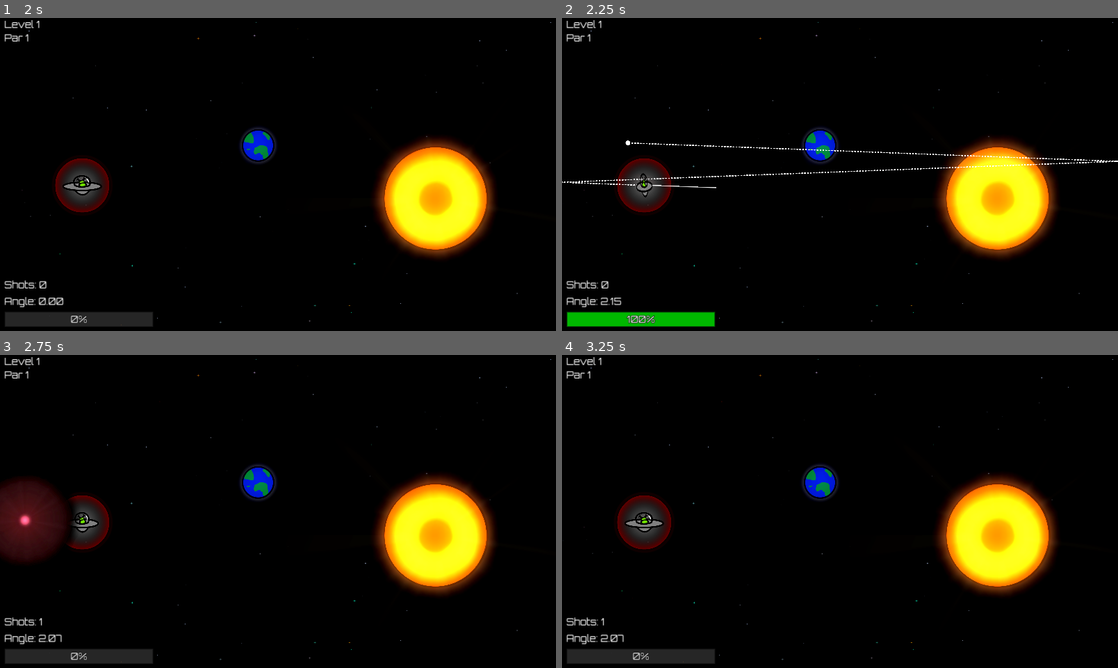
Above: before the commit, frames 1-4 (two rows, left to right).
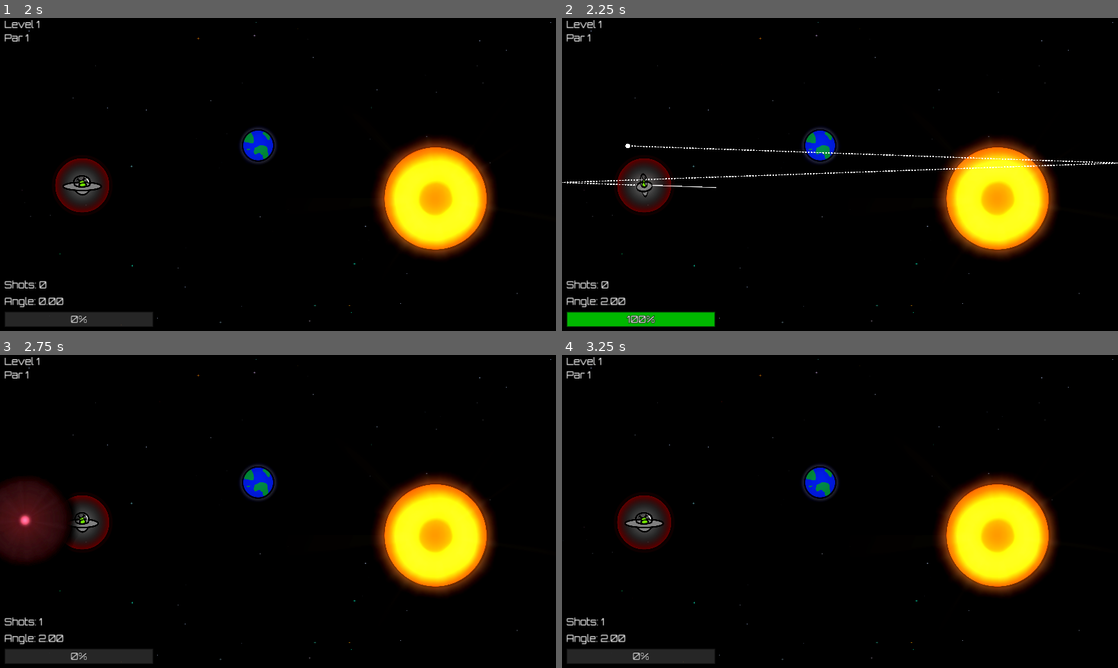
Above: after the commit, the same moments.

Repository: Afterglow375/godot_jam_03
Game: Godot game, scene res://scenes/ui/main_menu.tscn
Two runs of this game, one before a commit and one after it. Both use one fixed random seed, a clock stepped at 60 frames per second and the inputs below.
Inputs (mouse positions are in pixels of both pictures, inside the frame that each line leads up to):
- Up to frame 1 (2 s): click "Start" at 0.5 s; click "Got it!" at 1.25 s
- Up to frame 2 (2.25 s): tap Enter at 2 s; drag from (645, 183) to (995, 199) at 2.02 s
- Up to frame 3 (2.75 s): no input
- Up to frame 4 (3.25 s): drag from (728, 527) to (995, 536) at 2.77 s

Frame 1 is identical in both runs. In frame 2, 0.9% of the frame differs, in the area x 0-100%, y 39-92%; in frame 3, less than 0.1%; in frame 4, less than 0.1%.

Commit message:
Added feature to hold shift to aim more precisely

Diff:
--- a/scripts/entities/spaceship.gd
+++ b/scripts/entities/spaceship.gd
@@ -33,6 +33,13 @@
 var speed_multiplier: float = 0.0  # Speed multiplier based on line length
 var trajectory_points: Array[Vector2] = []  # List to store trajectory points
 var is_calculating_trajectory: bool = false  # Flag to indicate if trajectory needs updating
+var is_precision_aiming: bool = false  # Flag for precision aiming mode
+var precision_factor: float = 0.05  # Reduces mouse sensitivity by 95% when precision aiming
+var processed_mouse_pos: Vector2 = Vector2.ZERO  # Processed mouse position with precision/snapping applied
+var last_mouse_pos: Vector2 = Vector2.ZERO  # Store the last mouse position for delta calculation
+var accumulated_mouse_pos: Vector2 = Vector2.ZERO  # Accumulated mouse position for precision mode
+var raw_mouse_pos: Vector2 = Vector2.ZERO  # Original mouse position without any processing
+var aim_position: Vector2 = Vector2.ZERO  # Position used for aiming that accounts for precision
 
 func _ready():
 	line = $SlingshotLine
@@ -42,6 +49,9 @@
 	sprite = $Sprite2D  # Get reference to the spaceship sprite
 	base_scale = sprite.scale  # Store the original scale
 
+	# Initialize accumulated mouse position
+	accumulated_mouse_pos = Vector2.ZERO
+
 	# Get references to overlay sprites
 	push_overlay = $PushOverlay
 	pull_overlay = $PullOverlay
@@ -80,6 +90,10 @@
 			is_mouse_held = true
 			is_calculating_trajectory = true
 
+			# Reset accumulated mouse position when starting a new drag
+			accumulated_mouse_pos = Vector2.ZERO
+			last_mouse_pos = get_local_mouse_position()
+
 func _input(event):
 	if event is InputEventMouseButton:
 		if event.button_index == MOUSE_BUTTON_LEFT and not event.pressed:
@@ -95,6 +109,8 @@
 					trajectory_end.visible = false
 
 			is_mouse_held = false
+			# Reset accumulated mouse position when releasing
+			accumulated_mouse_pos = Vector2.ZERO
 
 	# Toggle between push and pull projectiles with spacebar
 	if event is InputEventKey and event.pressed and event.keycode == KEY_SPACE and can_shoot:
@@ -102,12 +118,10 @@
 
 func _physics_process(delta):
 	if is_calculating_trajectory and is_mouse_held:
-		var mouse_pos: Vector2 = get_local_mouse_position()
-		var length: float = mouse_pos.length()
-
-		# Only calculate trajectory if the mouse is far enough from the center
-		if length > 5.0:
-			var direction: Vector2 = -mouse_pos.normalized()
+		# Use the processed mouse position that's calculated in _process
+		var direction: Vector2 = -processed_mouse_pos.normalized()
+
+		if processed_mouse_pos.length() > 5.0:
 			calculate_trajectory_points(direction)
 		else:
 			trajectory_points.clear()
@@ -174,16 +188,46 @@
 	if GameManager.is_paused():
 		return
 
+	# Check shift key state every frame
+	is_precision_aiming = Input.is_key_pressed(KEY_SHIFT)
+
 	if is_mouse_held:
-		var mouse_pos: Vector2 = get_local_mouse_position()
-		var length: float = mouse_pos.length()
+		var current_mouse_pos: Vector2 = get_local_mouse_position()
+		var mouse_delta: Vector2 = Vector2.ZERO
+
+		if last_mouse_pos != Vector2.ZERO:
+			mouse_delta = current_mouse_pos - last_mouse_pos
+
+		last_mouse_pos = current_mouse_pos
+
+		if is_precision_aiming:
+			accumulated_mouse_pos += mouse_delta * precision_factor
+		else:
+			accumulated_mouse_pos = current_mouse_pos
+
+		var mouse_pos: Vector2 = accumulated_mouse_pos
+		var original_length: float = mouse_pos.length()
+
+		# Apply angle snapping based on precision mode
+		if is_precision_aiming:
+			var angle: float = mouse_pos.angle()
+			var snap_angle: float = snappedf(rad_to_deg(angle), 0.01)  # Snap to 0.01 degree increments
+			angle = deg_to_rad(snap_angle)
+			mouse_pos = Vector2(cos(angle), sin(angle)) * original_length
+		else:
+			var angle: float = mouse_pos.angle()
+			var snap_angle: float = snappedf(rad_to_deg(angle), 1.0)  # Snap to whole degrees
+			angle = deg_to_rad(snap_angle)
+			mouse_pos = Vector2(cos(angle), sin(angle)) * original_length
+
+		processed_mouse_pos = mouse_pos
 
 		# Draw the line with clamped length if needed
 		current_line_end = mouse_pos
-		if length > MAX_LINE_LENGTH:
+		if original_length > MAX_LINE_LENGTH:
 			current_line_end = mouse_pos.normalized() * MAX_LINE_LENGTH
 
-		update_charge_bar_requested.emit(length)
+		update_charge_bar_requested.emit(original_length)
 
 		# Draw the input line
 		line.clear_points()
@@ -208,10 +252,10 @@
 			target_scale_x = -1 if is_right_side else 1
 
 			# Calculate angle away from mouse position
-			var angle: float = mouse_pos.angle()
+			# We've already calculated the angle above, reuse it
 
 			# Convert angle to degrees for display
-			var angle_deg: float = rad_to_deg(angle)
+			var angle_deg: float = rad_to_deg(mouse_pos.angle())
 			# Normalize to 0-360 range
 			if angle_deg < 0:
 				angle_deg += 360.0
@@ -221,10 +265,10 @@
 			# Set target rotation based on which side the mouse is on
 			if is_right_side:
 				# Base rotation that makes sprite point away from the mouse
-				target_rotation = angle
+				target_rotation = mouse_pos.angle()
 			else:
 				# Normal rotation when on the left side
-				target_rotation = angle + PI
+				target_rotation = mouse_pos.angle() + PI
 	else:
 		# When mouse is not held, set targets to return to original position
 		target_rotation = 0.0
